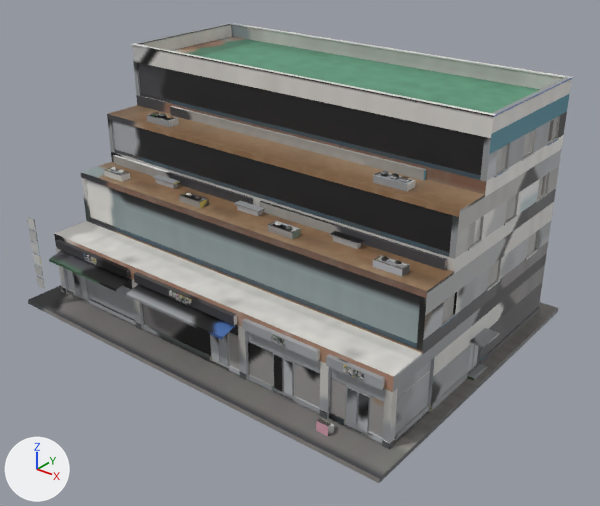
The FBX model cs2_ilsan/CS2Assets/IlsanTerracePark02/IlsanTerracePark02_LOD2.fbx as it was, and as the next commit left it.
One viewpoint serves both versions: a camera (50 mm lens) standing at (34.7, -42.2, 30.7) and looking at (1.6, -0.9, 5.1). The lights are fixed; the arrows at lower left show +X, +Y and +Z. The first picture is the older version. Where no turn or scale is listed for an object, it has been applied to the vertices.

Before the edit, the objects in view are built like this:
```python
me_ilsanterracepark02_lod2 = bpy.data.meshes.new('IlsanTerracePark02_LOD2')
me_ilsanterracepark02_lod2.from_pydata(...)  # 14957 vertices, 22668 faces; spans x -16.0..16.0, y -11.9..11.9, z -0.3..17.5
me_ilsanterracepark02_lod2.materials.append(mat_ilsanterracepark02)
# before: 28 (-15.0, -3.5, 12.6) at pixel (107, 115), 29 (15.0, -3.5, 12.6) at pixel (459, 212), 14823 (-15.0, -3.5, 12.4) at pixel (107, 118), 14825 (15.0, -3.5, 12.4) at pixel (459, 217)
ob_ilsanterracepark02_lod2 = bpy.data.objects.new('IlsanTerracePark02_LOD2', me_ilsanterracepark02_lod2)
ob_ilsanterracepark02_lod2.location = (0.0, 0.0, 0.0)
```
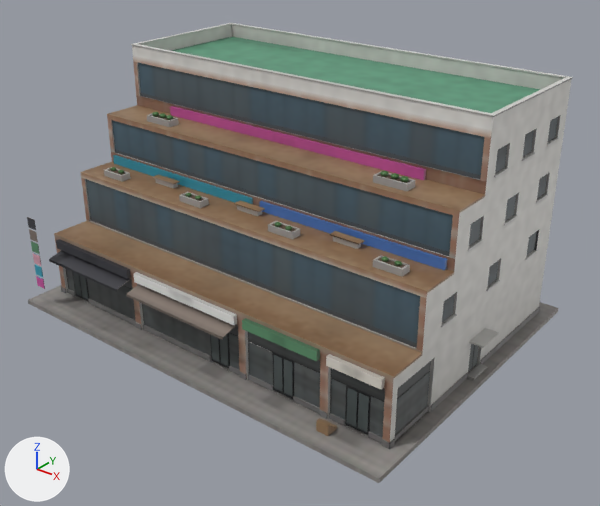
The edits, one by one:
me_ilsanterracepark02_lod2 is used by ob_ilsanterracepark02_lod2; location (0.0, 0.0, 0.0).
Verts and faces of me_ilsanterracepark02_lod2; kept vertices keep their numbers, new ones are numbered from 14957.
me_ilsanterracepark02_lod2 had 14957 vertices, 22668 faces and spanned x -16.0..16.0, y -11.9..11.9, z -0.3..17.5.
me_ilsanterracepark02_lod2 now has 3200 vertices, 5114 faces and spans x -16.0..16.0, y -11.9..11.9, z -0.3..17.5.
me_ilsanterracepark02_lod2 part 1: 75 loose pieces with 11757 vertices, spanning x -11.2..13.3, y -9.9..-9.8, z 4.1..4.6, are deleted.
Part 2, on me_ilsanterracepark02_lod2:
Faces deleted: (28, 14825, 29), (28, 14823, 14825).
New faces: (29, 14823, 14825), (28, 14823, 29).
me_ilsanterracepark02_lod2 part 3: 5011 kept faces spanning x -16.0..16.0, y -11.9..11.9, z -0.3..17.5 get new texture (UV) coordinates.
Other edits to the shape of me_ilsanterracepark02_lod2 do not show in these pictures.

Pixel boxes (x1, y1, x2, y2) of what changed, in the pictures (600 x 506 px; the box of a moved part takes in the faces that stretch with it):
part 1 of me_ilsanterracepark02_lod2, deleted: before (83, 253, 364, 379)
part 2 of me_ilsanterracepark02_lod2, moved or reshaped: (107, 116, 459, 217) in both
part 3 of me_ilsanterracepark02_lod2, surface changed: (27, 23, 573, 483) in both
